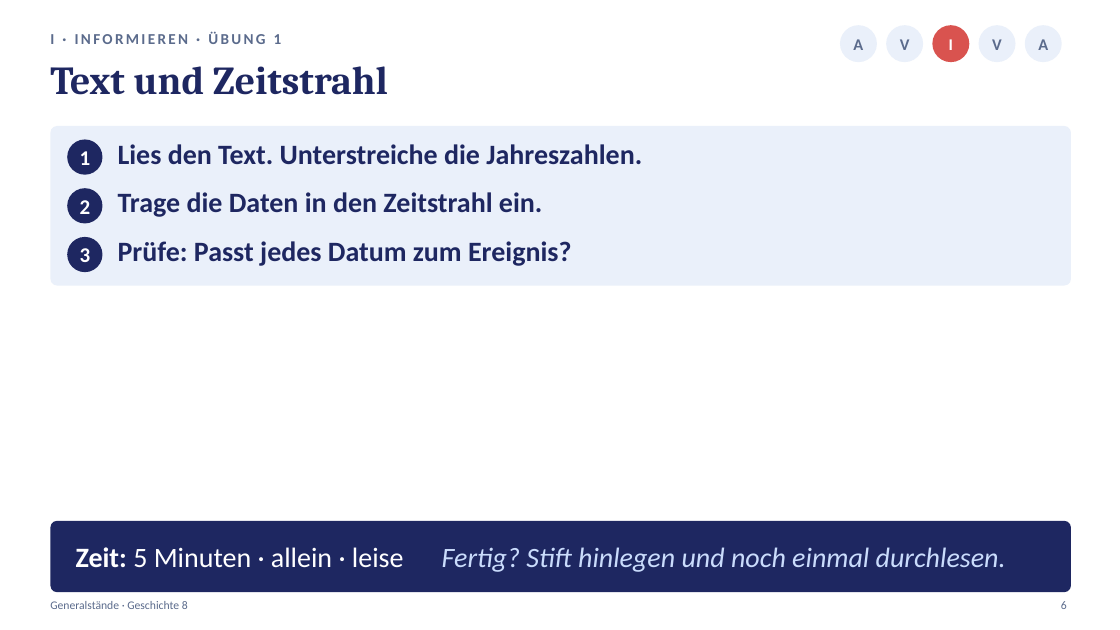
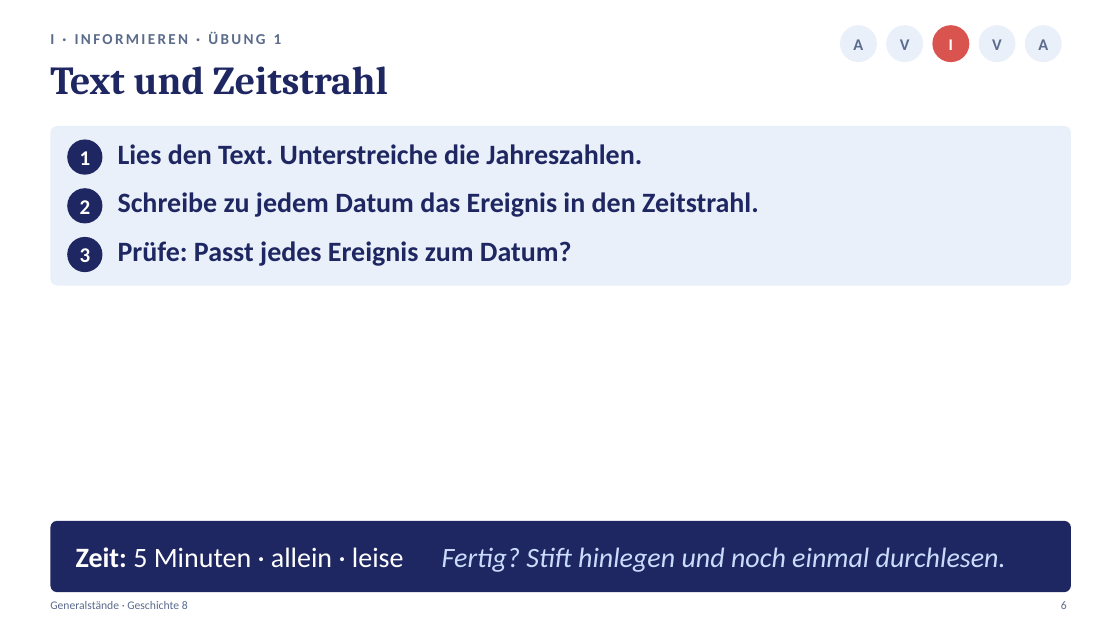
Before and after one commit to golzkonstantin-gif/Schule, a slide deck: slide 6 of Geschichte_8/Generalstaende_Stunde1/Praesentation_Generalstaende_Stunde1.pptx. Drawn at 1120x630 pixels with LibreOffice and Linux fonts; fonts in the diff are those of the drawing. Boxes give left, top, right and bottom in pixels: in the first picture for what was removed or moved away, otherwise in the second. Text is boxed around its words. In the diff, an @@ line names an element or a change of style, - is before the commit and + after.

```diff
--- a/Geschichte_8/Generalstaende_Stunde1/Praesentation_Generalstaende_Stunde1.pptx
+++ b/Geschichte_8/Generalstaende_Stunde1/Praesentation_Generalstaende_Stunde1.pptx
@@ text at <box>118,192,759,217</box>: text changed @@
-Trage die Daten in den Zeitstrahl ein.
+Schreibe zu jedem Datum das Ereignis in den Zeitstrahl.
@@ text at <box>118,241,572,266</box>: text changed @@
-Prüfe: Passt jedes Datum zum Ereignis?
+Prüfe: Passt jedes Ereignis zum Datum?
```
Also in this commit, not shown: 10 other files.
